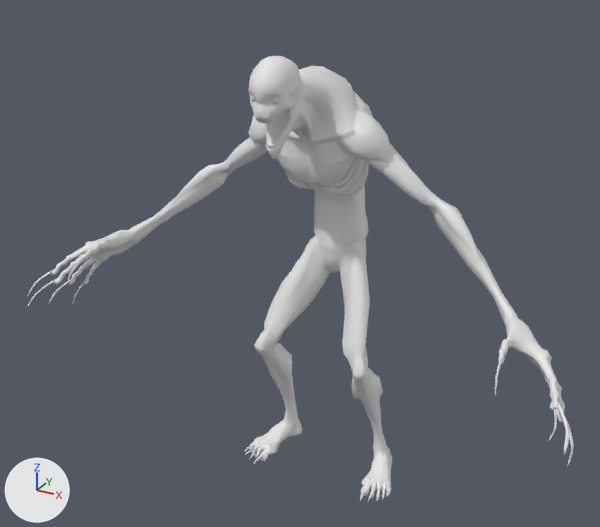
The FBX model Assets/Game Core/Models/Entities/Evil Clown/Evil Clown@T-Pose.fbx as it was, and as the next commit left it.
Camera for both pictures: a 50 mm lens placed at (4.74, -9.61, 7.99), pointed at (-0.16, -0.7, 3.54). Arrows for +X, +Y and +Z are at lower left; the lights stay in place.

The first picture shows 'BSurfaceMesh.007'.
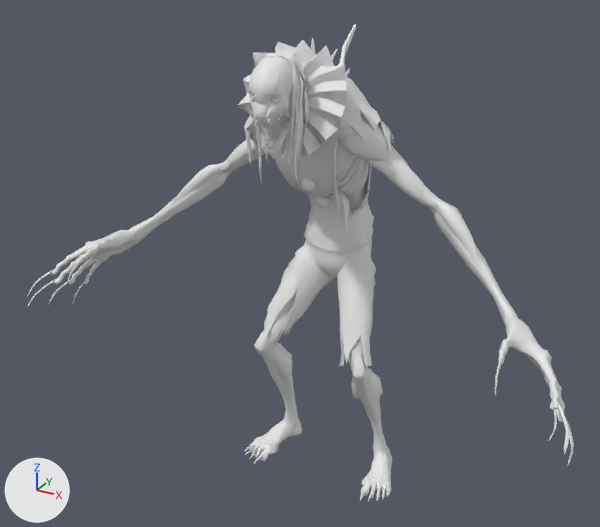
What differs and where, as boxes (x1, y1, x2, y2) in the pictures (600 x 527 px):
'BSurfaceMesh.008', added
    after: (244, 76, 394, 366)
'Cylinder.006', added
    after: (238, 40, 347, 158)
'BSurfaceMesh.005', added
    after: (256, 53, 309, 188)
'Cylinder.033', added
    after: (262, 116, 290, 149)
'Cube.004', added
    after: (339, 24, 356, 65)
'Cylinder.041', added
    after: (252, 105, 291, 130)
'Sphere.005', added
    after: (300, 178, 315, 192)
'Cube.005', added
    after: (311, 38, 316, 55)

Patch to the scene script:
```diff
--- a/Assets/Game Core/Models/Entities/Evil Clown/Evil Clown@T-Pose.fbx.py
+++ b/Assets/Game Core/Models/Entities/Evil Clown/Evil Clown@T-Pose.fbx.py
@@ mat_material_001 @@
+mat_material_001 = principled_material('Material.001')
+mat_material_001.base_color = (0.8, 0.8, 0.8)  # white #e7e7e7
@@ mat_cloun @@
+mat_cloun = principled_material('Cloun')
+mat_cloun.base_color = (0.8, 0.8, 0.8)  # white #e7e7e7
+mat_cloun.roughness = 0.54
@@ me_bsurfacemesh_008 @@
+me_bsurfacemesh_008.from_pydata(...)  # 2358 vertices, 2501 faces; spans x -1.01..1.03, y -1.29..0.71, z 2.06..6.17
+me_bsurfacemesh_008.materials.append(mat_material_001)  # white #e7e7e7
@@ me_cube_004 @@
+me_cube_004.from_pydata(...)  # 24 vertices, 17 faces; spans x 0.001..0.129, y -0.173..0.328, z 5.885..6.524
+me_cube_004.materials.append(mat_material_001)  # white #e7e7e7
@@ me_sphere_003 @@
+me_sphere_003.from_pydata(...)  # 57 vertices, 66 faces; spans x -0.098..0.097, y -0.873..-0.702, z 4.593..4.782
+me_sphere_003.materials.append(mat_cloun)  # white #e7e7e7
@@ me_cylinder_067 @@
+me_cylinder_067.from_pydata(...)  # 1853 vertices, 1771 faces; spans x -0.247..0.247, y -1.902..-1.576, z 5.605..5.904
+me_cylinder_067.materials.append(mat_material_001)  # white #e7e7e7
@@ me_cylinder_059 @@
+me_cylinder_059.from_pydata(...)  # 2482 vertices, 2373 faces; spans x -0.175..0.175, y -1.791..-1.455, z 5.375..5.782
+me_cylinder_059.materials.append(mat_material_001)  # white #e7e7e7
@@ me_cylinder_029 @@
+me_cylinder_029.from_pydata(...)  # 672 vertices, 672 faces; spans x -0.688..0.698, y -1.394..-0.806, z 5.183..6.484
+me_cylinder_029.materials.append(mat_cloun)  # white #e7e7e7
@@ me_cube_005 @@
+me_cube_005.from_pydata(...)  # 16 vertices, 9 faces; spans x -0.051..0.036, y -0.752..-0.564, z 6.075..6.463
+me_cube_005.materials.append(mat_material_001)  # white #e7e7e7
@@ me_bsurfacemesh_005 @@
+me_bsurfacemesh_005.from_pydata(...)  # 601 vertices, 627 faces; spans x -0.32..0.31, y -1.65..-1.22, z 4.76..6.42
+me_bsurfacemesh_005.materials.append(mat_material_001)  # white #e7e7e7
@@ ob_bsurfacemesh_008 @@
+ob_bsurfacemesh_008 = bpy.data.objects.new('BSurfaceMesh.008', me_bsurfacemesh_008)
+ob_bsurfacemesh_008.location = (0.0, 0.0, 0.0)
@@ ob_cube_004 @@
+ob_cube_004 = bpy.data.objects.new('Cube.004', me_cube_004)
+ob_cube_004.location = (0.0, 0.0, 0.0)
@@ ob_sphere_005 @@
+ob_sphere_005 = bpy.data.objects.new('Sphere.005', me_sphere_003)
+ob_sphere_005.location = (0.0, 0.0, 0.0)
@@ ob_cylinder_041 @@
+ob_cylinder_041 = bpy.data.objects.new('Cylinder.041', me_cylinder_067)
+ob_cylinder_041.location = (0.0, 0.0, 0.0)
@@ ob_cylinder_033 @@
+ob_cylinder_033 = bpy.data.objects.new('Cylinder.033', me_cylinder_059)
+ob_cylinder_033.location = (0.0, 0.0, 0.0)
@@ ob_cylinder_006 @@
+ob_cylinder_006 = bpy.data.objects.new('Cylinder.006', me_cylinder_029)
+ob_cylinder_006.location = (0.0, 0.0, 0.0)
@@ ob_cube_005 @@
+ob_cube_005 = bpy.data.objects.new('Cube.005', me_cube_005)
+ob_cube_005.location = (0.0, 0.0, 0.0)
@@ ob_bsurfacemesh_005 @@
+ob_bsurfacemesh_005 = bpy.data.objects.new('BSurfaceMesh.005', me_bsurfacemesh_005)
+ob_bsurfacemesh_005.location = (0.0, 0.0, 0.0)
```
